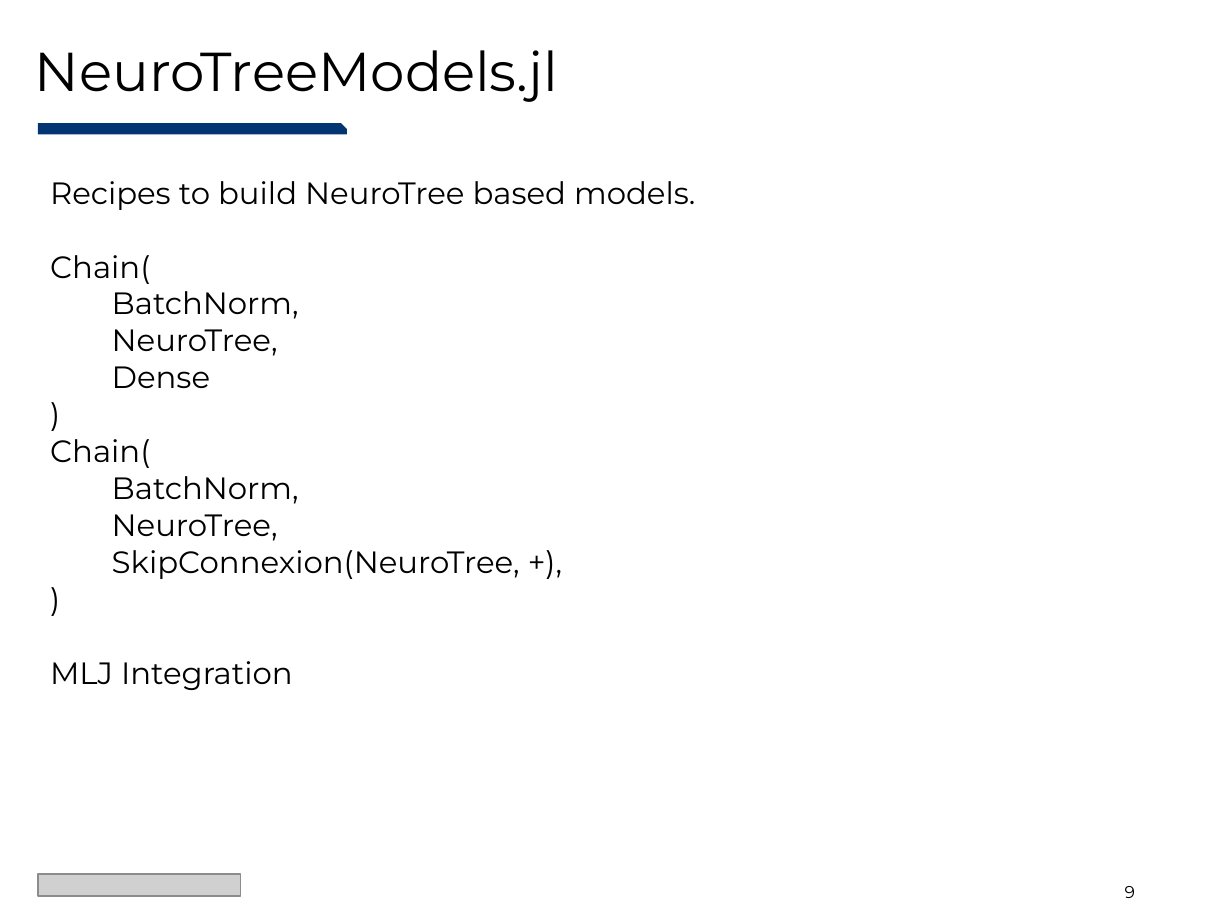
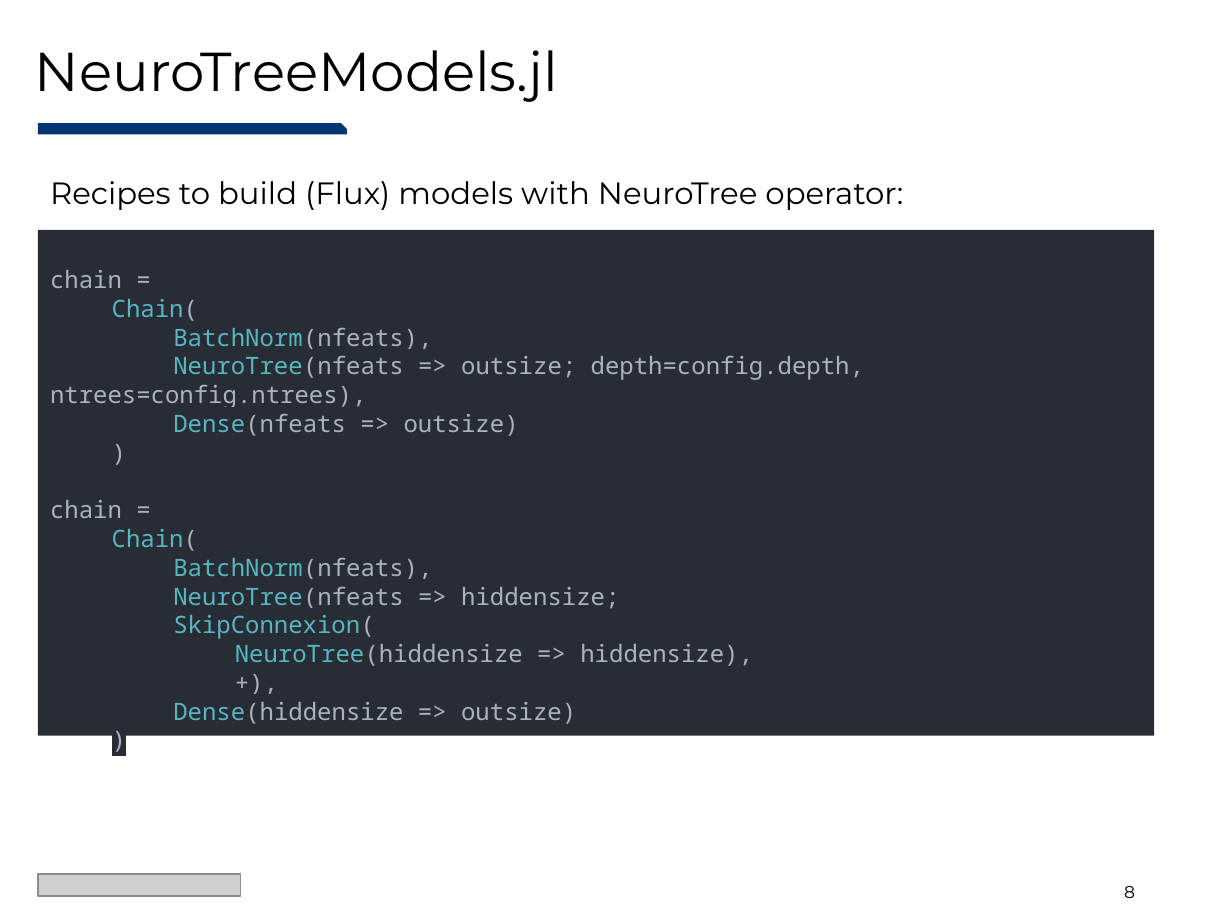
Before and after one commit to Evovest/NeuroTreeModels.jl, a slide deck: slide 8 of docs/juliacon/NeuroTrees-JuliaCon2024.pptx (slide 9 before the commit). Drawn at 1232x924 pixels with LibreOffice and Linux fonts; fonts in the diff are those of the drawing; grey boxes stand for pictures. Boxes give left, top, right and bottom in pixels: in the first picture for what was removed or moved away, otherwise in the second. Text is boxed around its words. In the diff, an @@ line names an element or a change of style, - is before the commit and + after.

```diff
--- a/docs/juliacon/NeuroTrees-JuliaCon2024.pptx
+++ b/docs/juliacon/NeuroTrees-JuliaCon2024.pptx
@@ text at bbox=[50, 181, 903, 210]: text changed @@
-Recipes to build NeuroTree based models.
-Chain(
-BatchNorm,
-NeuroTree,
-Dense
-)
-Chain(
-BatchNorm,
-NeuroTree,
-SkipConnexion(NeuroTree, +),
-)
-MLJ Integration
+Recipes to build (Flux) models with NeuroTree operator:
@@ rectangle added at bbox=[38, 230, 1154, 737], fill #282C34, 14 pt, text #ABB2BF @@
+chain =
+Chain(
+BatchNorm(nfeats),
+NeuroTree(nfeats => outsize; depth=config.depth, ntrees=config.ntrees),
+Dense(nfeats => outsize)
+)
+chain =
+Chain(
+BatchNorm(nfeats),
+NeuroTree(nfeats => hiddensize;
+SkipConnexion(
+NeuroTree(hiddensize => hiddensize),
++),
+Dense(hiddensize => outsize)
+)
@@ page number at bbox=[1124, 886, 1135, 898]: text changed @@
-9
+8
```
Also in this commit, not shown: 8 other slides changed, 3 slides added, 1 slide removed, 1 other file.
